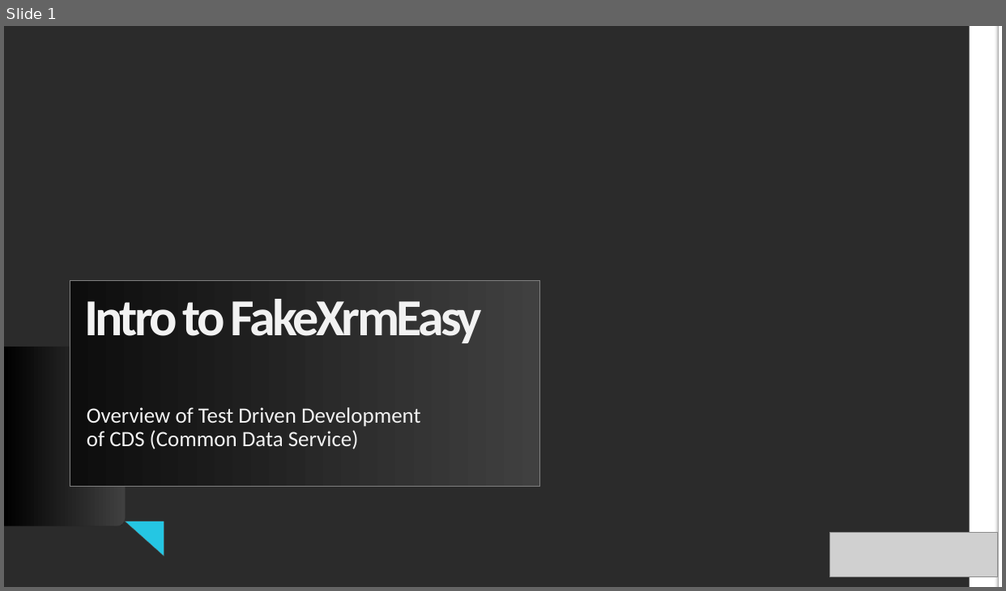
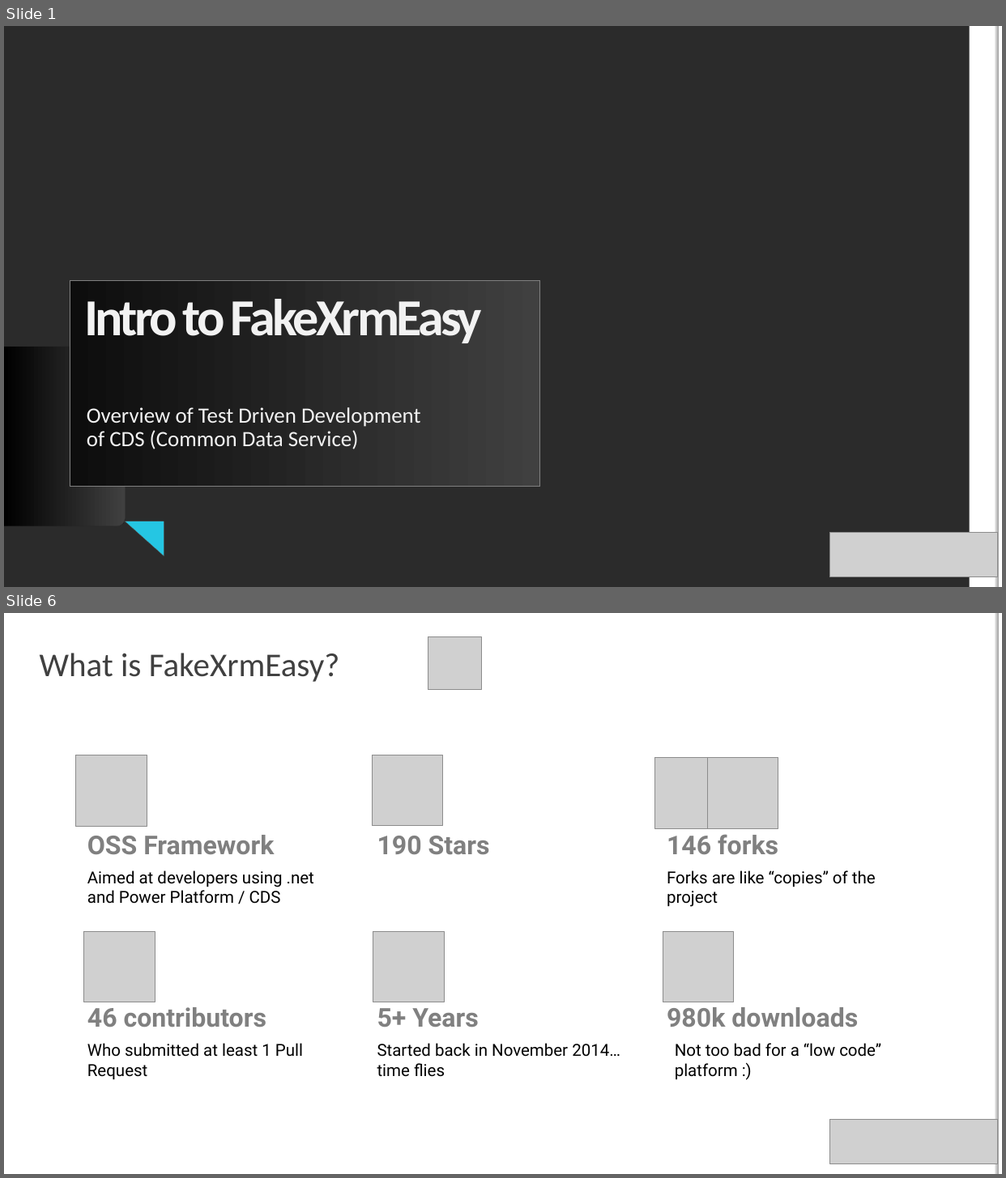
Before and after one commit to DynamicsValue/malaysia-bizappug-intro-to-fake-xrm-easy, a slide deck: Slides.pptx. Shown one above the other, each under a label of ours: slide 1 before the commit, slides 1 and 6 after it; the slides between them are not shown. The pictures are 1006x591 and 1006x1178 pixels, drawn with LibreOffice and Linux fonts; fonts in the diff are those of the drawing; grey boxes stand for pictures; background and template pictures are left out; a plain dark background stands for a picture behind light text. Boxes give left, top, right and bottom in pixels: in the first picture for what was removed or moved away, otherwise in the second. Text is boxed around its words. In the diff, an @@ line names an element or a change of style, - is before the commit and + after.

```diff
--- a/Slides.pptx
+++ b/Slides.pptx
@@ slide 6 added at bbox=[4, 613, 1002, 1174], background #FFFFFF; not listed: 2 template elements that a slide beside it also shows @@
@@ picture added at bbox=[428, 636, 482, 689] @@
@@ text added at bbox=[40, 653, 340, 682], 32 pt, text #404040 @@
+What is FakeXrmEasy?
@@ picture added at bbox=[76, 756, 147, 826] @@
@@ picture added at bbox=[373, 756, 444, 826] @@
@@ picture added at bbox=[655, 757, 727, 828] @@
@@ picture added at bbox=[708, 757, 779, 828] @@
@@ text added at bbox=[87, 835, 274, 854], 25 pt, text #808080, bold @@
+OSS Framework
@@ text added at bbox=[377, 836, 490, 854], 25 pt, text #808080, bold @@
+190 Stars
@@ text added at bbox=[667, 834, 778, 854], 25 pt, text #808080, bold @@
+146 forks
@@ text added at bbox=[87, 871, 314, 904], 16 pt, text #000000 @@
+Aimed at developers using .net and Power Platform / CDS
@@ text added at bbox=[667, 871, 876, 907], 16 pt, text #000000 @@
+Forks are like “copies” of the project
@@ picture added at bbox=[84, 931, 155, 1003] @@
@@ picture added at bbox=[373, 931, 444, 1003] @@
@@ picture added at bbox=[663, 931, 734, 1003] @@
@@ text added at bbox=[87, 1007, 266, 1027], 25 pt, text #808080, bold @@
+46 contributors
@@ text added at bbox=[377, 1008, 478, 1027], 25 pt, text #808080, bold @@
+5+ Years
@@ text added at bbox=[667, 1007, 858, 1027], 25 pt, text #808080, bold @@
+980k downloads
@@ text added at bbox=[87, 1043, 303, 1080], 16 pt, text #000000 @@
+Who submitted at least 1 Pull Request
@@ text added at bbox=[377, 1043, 620, 1077], 16 pt, text #000000 @@
+Started back in November 2014… time flies
@@ text added at bbox=[675, 1043, 881, 1080], 16 pt, text #000000 @@
+Not too bad for a “low code” platform :)
@@ picture added at bbox=[829, 1120, 997, 1165] @@
```
Also in this commit, not shown: 1 slide changed, 8 other slides added, 7 slides removed, 1 other file.
